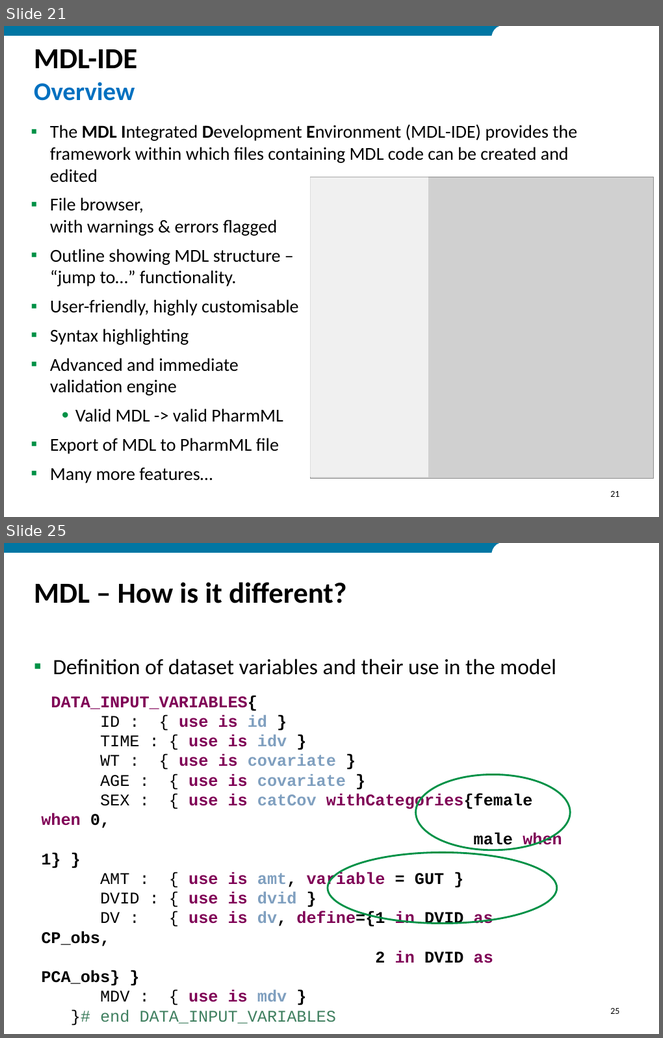
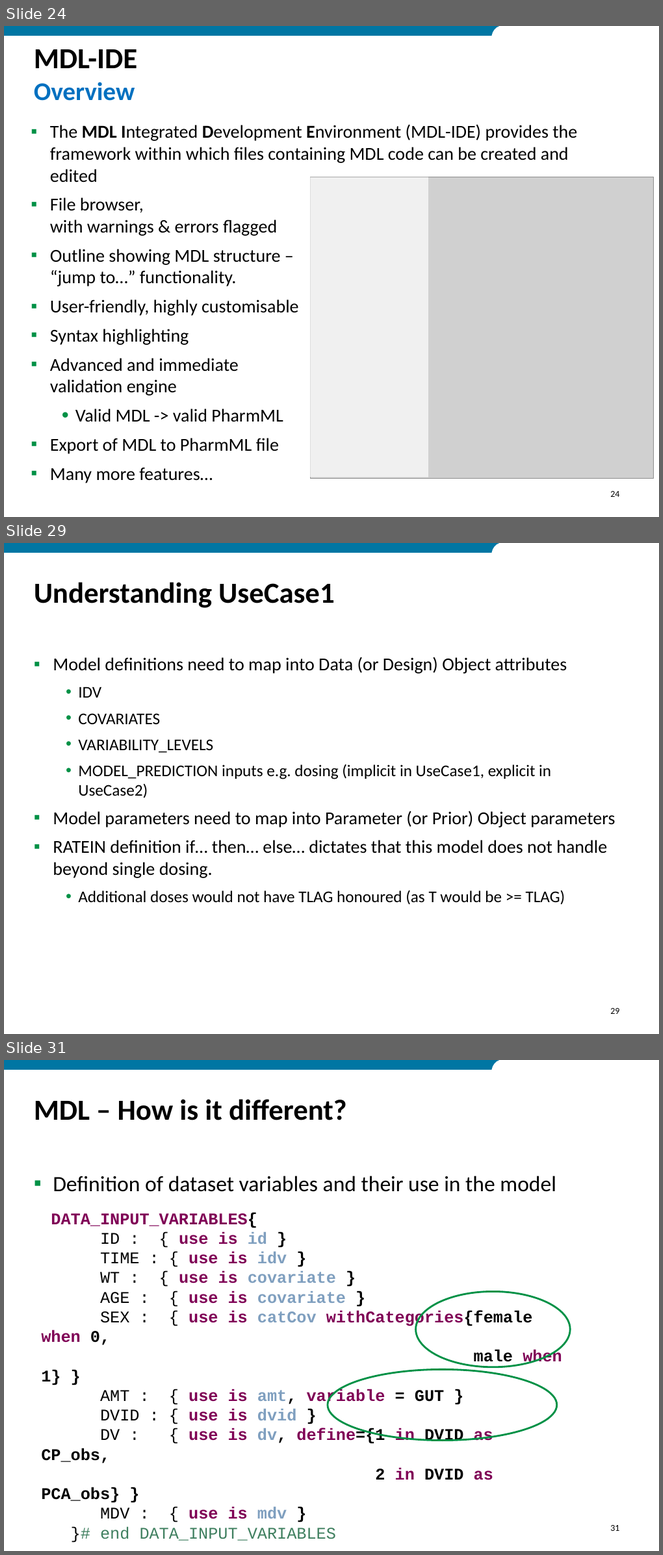
Before and after one commit to ModelDefinitionLanguage/MDLExamples, a slide deck: MDL_Tutorial_2018.pptx. Shown one above the other, each under a label of ours: slides 21 and 25 before the commit, slides 24, 29 and 31 after it; the slides between them are not shown. The pictures are 663x1038 and 663x1555 pixels, drawn with LibreOffice and Linux fonts; fonts in the diff are those of the drawing; grey boxes stand for pictures; background and template pictures are left out. Boxes give left, top, right and bottom in pixels: in the first picture for what was removed or moved away, otherwise in the second. Text is boxed around its words. In the diff, an @@ line names an element or a change of style, - is before the commit and + after.

```diff
--- a/MDL_Tutorial_2018.pptx
+++ b/MDL_Tutorial_2018.pptx
@@ slide 29 added at [4,543,659,1034], background #FFFFFF; not listed: 2 template elements that a slide beside it also shows @@
@@ title added at [34,582,335,608], 32 pt, text #000000, bold @@
+Understanding UseCase1
@@ text added at [53,657,615,905], 20 pt, text #000000 @@
+▪ Model definitions need to map into Data (or Design) Object attributes
+  • IDV
+  • COVARIATES
+  • VARIABILITY_LEVELS
+  • MODEL_PREDICTION inputs e.g. dosing (implicit in UseCase1, explicit in UseCase2)
+▪ Model parameters need to map into Parameter (or Prior) Object parameters
+▪ RATEIN definition if… then… else… dictates that this model does not handle beyond single dosing.
+  • Additional doses would not have TLAG honoured (as T would be >= TLAG)
@@ page number added at [610,1008,620,1014], 10 pt, text #000000 @@
+29
@@ what was slide 21 is now slide 24 @@
@@ page number at [610,491,620,497]: text changed @@
-21
+24
@@ what was slide 25 is now slide 31 @@
@@ page number at [610,1525,620,1531]: text changed @@
-25
+31
```
Also in this commit, not shown: 7 slides changed, 10 other slides added, 21 slides removed, 21 other files.
